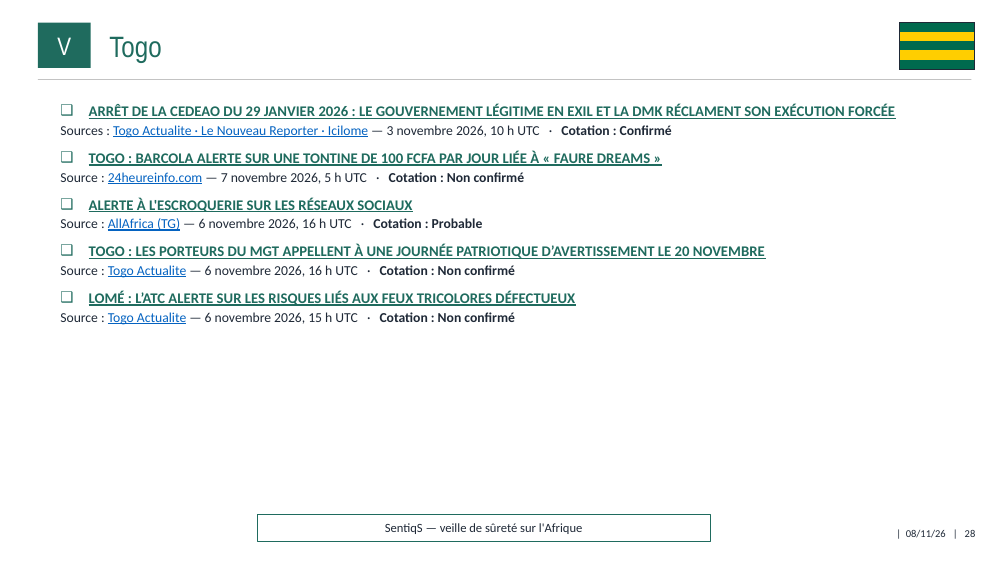
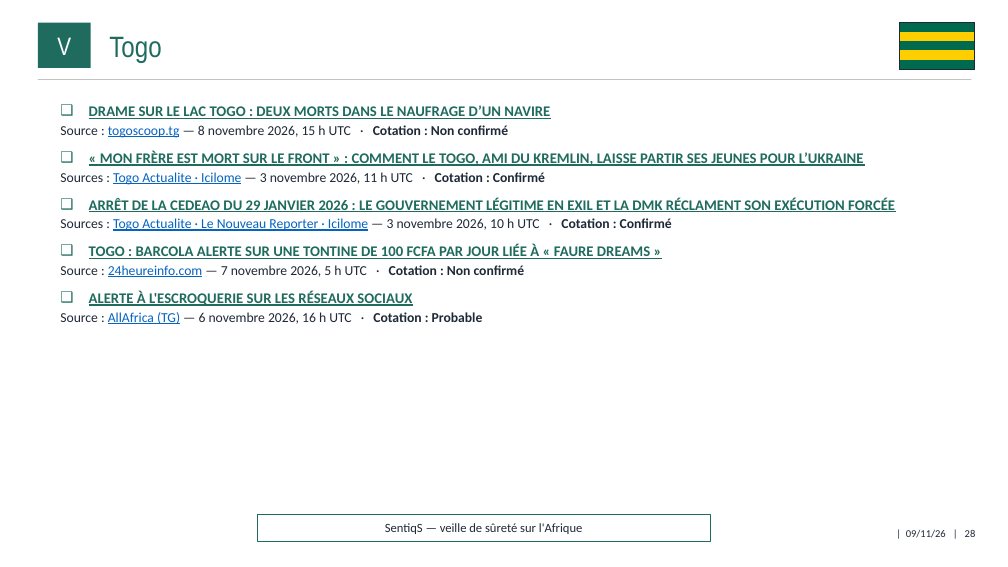
Before and after one commit to ytl1-ops/SentiqS, a slide deck: slide 28 of web/rapports/mensuel/2026-11.pptx. Drawn at 1008x567 pixels with LibreOffice and Linux fonts; fonts in the diff are those of the drawing. Boxes give left, top, right and bottom in pixels: in the first picture for what was removed or moved away, otherwise in the second. Text is boxed around its words. In the diff, an @@ line names an element or a change of style, - is before the commit and + after.

```diff
--- a/web/rapports/mensuel/2026-11.pptx
+++ b/web/rapports/mensuel/2026-11.pptx
@@ text at (60,105,864,185): paragraphs added @@
+❑ DRAME SUR LE LAC TOGO : DEUX MORTS DANS LE NAUFRAGE D’UN NAVIRE
+  ▪ Source : togoscoop.tg — 8 novembre 2026, 15 h UTC · Cotation : Non confirmé
+❑ « MON FRÈRE EST MORT SUR LE FRONT » : COMMENT LE TOGO, AMI DU KREMLIN, LAISSE PARTIR SES JEUNES POUR L’UKRAINE
+  ▪ Sources : Togo Actualite · Icilome — 3 novembre 2026, 11 h UTC · Cotation : Confirmé
@@ text at (60,244,765,325): paragraphs removed @@
-❑ TOGO : LES PORTEURS DU MGT APPELLENT À UNE JOURNÉE PATRIOTIQUE D’AVERTISSEMENT LE 20 NOVEMBRE
-  ▪ Source : Togo Actualite — 6 novembre 2026, 16 h UTC · Cotation : Non confirmé
-❑ LOMÉ : L’ATC ALERTE SUR LES RISQUES LIÉS AUX FEUX TRICOLORES DÉFECTUEUX
-  ▪ Source : Togo Actualite — 6 novembre 2026, 15 h UTC · Cotation : Non confirmé
```
Also in this commit, not shown: 40 other slides changed, 10 other files.
